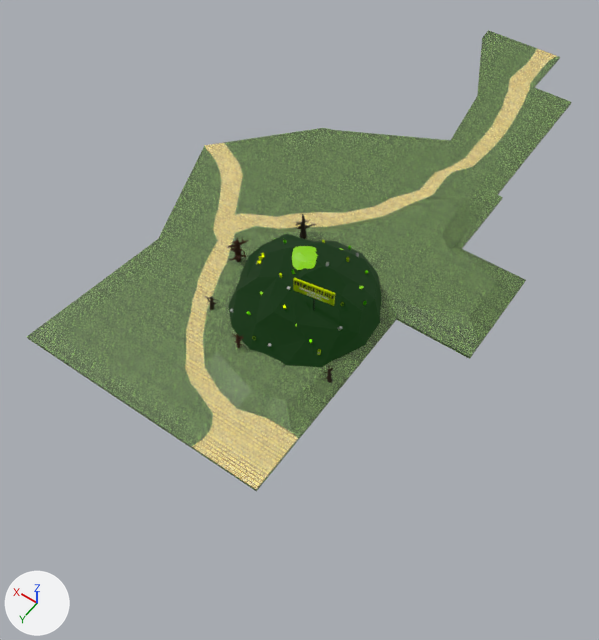
Before and after pictures for a commit that changed the glTF model Gangsta Wizards/Main/MAP - NON-BUILDINGS/Central Park.glb.
Before and after are seen from a 50 mm camera at (-61.8, 99.6, 124.1) aimed at (-1.7, 15.5, -8.0). The axes (+X, +Y, +Z) are drawn at lower left. The lights are the same throughout. The older version comes first. Where no turn or scale is listed for an object, it has been applied to the vertices.

Before the edit, the objects in view are built like this:
```python
me_cube_005 = bpy.data.meshes.new('Cube.005')
me_cube_005.from_pydata(...)  # 216 vertices, 428 faces; spans x -35.8..41.1, y -85.4..53.5, z -0.3..2.1
# faces by material slot: [328, 100]
me_cube_005.materials.append(mat_grass)  # picture img_grass
me_cube_005.materials.append(mat_sandstone_brick)  # picture img_yellow_brick
me_sphere = bpy.data.meshes.new('Sphere')
me_sphere.from_pydata(...)  # 71 vertices, 138 faces; spans x -31.0..-1.9, y -37.0..-3.7, z -4.3..9.7
me_sphere.materials.append(mat_sludge)  # black #011500
ob_ground = bpy.data.objects.new('Ground', me_cube_005)
ob_ground.location = (0.0, 0.0, 0.0)
ob_sludgemound = bpy.data.objects.new('Sludgemound', me_sphere)
ob_sludgemound.location = (12.1, 37.3, 2.6)
```
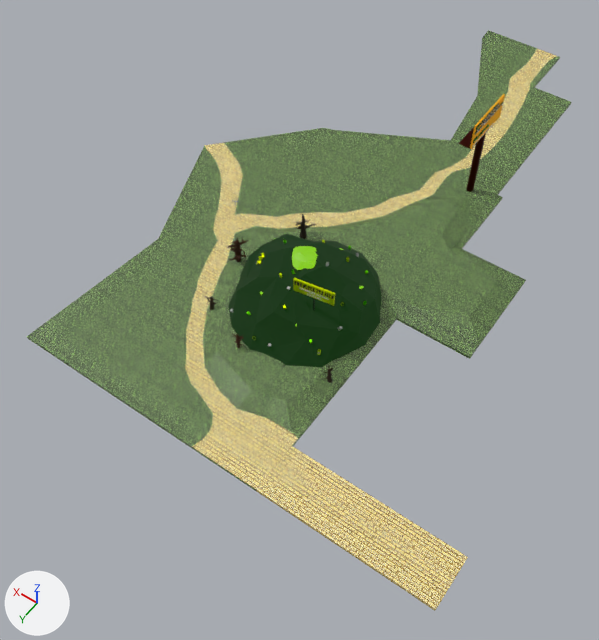
Changed parts and their boxes (x1, y1, x2, y2) in the pictures (599 x 640 px):
'Road', added (yellow)
    after: (256, 446, 468, 611)
'Support', added
    after: (466, 133, 486, 192)
'BillboardBack', added
    after: (470, 94, 505, 149)
'Text.002', added
    after: (473, 102, 503, 143)
    faces in mat_sign_black (black #000000): (473, 102, 503, 143)
'Stand', added
    after: (459, 117, 500, 149)

The change, as a diff of the scene's bpy script:
```diff
--- a/Gangsta Wizards/Main/MAP - NON-BUILDINGS/Central Park.glb.py
+++ b/Gangsta Wizards/Main/MAP - NON-BUILDINGS/Central Park.glb.py
@@ mat_sign_black @@
+mat_sign_black = principled_material('Sign Black')
+mat_sign_black.base_color = (0.0, 0.0, 0.0)  # black #000000
@@ mat_white_002 @@
+mat_white_002 = principled_material('White.002')
+mat_white_002.base_color = (0.8, 0.8, 0.8)  # white #e7e7e7
@@ mat_sign_green @@
+mat_sign_green = principled_material('Sign Green')
+mat_sign_green.base_color = (0.0, 0.366, 0.00573)  # green #00a311
@@ mat_metal @@
+mat_metal = principled_material('Metal')
+mat_metal.base_color = (0.0496, 0.00425, 0.0)  # brown #3f0e00
+mat_metal.metallic = 1.0
@@ mat_yellow_billboard @@
+mat_yellow_billboard = principled_material('Yellow Billboard')
+mat_yellow_billboard.base_color = (1.0, 0.463, 0.0)  # yellow #ffb500
+mat_yellow_billboard.roughness = 1.0
@@ me_text_002 @@
+me_text_002.from_pydata(...)  # 2202 vertices, 4244 faces; spans x 0.0..0.21, y -11.98..0.0, z -3.23..0.69
+# faces by material slot: [1563, 479, 2202]
+me_text_002.materials.append(mat_white_002)  # white #e7e7e7
+me_text_002.materials.append(mat_sign_green)  # green #00a311
+me_text_002.materials.append(mat_sign_black)  # black #000000
@@ me_cylinder @@
+me_cylinder.from_pydata(...)  # 64 vertices, 124 faces; spans x -0.8..0.8, y -0.8..0.8, z -12.4..3.8
+me_cylinder.materials.append(mat_metal)  # brown #3f0e00
@@ me_cube @@
+me_cube.from_pydata(...)  # a box spanning x -1.4..1.4, y -6.1..6.1, z -0.08..0.08
+me_cube.materials.append(mat_metal)  # brown #3f0e00
@@ me_cube_021 @@
+me_cube_021.from_pydata(...)  # a box spanning x -53.7..-20.1, y 43.5..53.5, z -0.3..0.3
+me_cube_021.materials.append(mat_sandstone_brick)  # picture img_yellow_brick
@@ me_cube_001 @@
+me_cube_001.from_pydata(...)  # a box spanning x -0.15..0.15, y -6.1..6.1, z -2.29..3.23
+me_cube_001.materials.append(mat_yellow_billboard)  # yellow #ffb500
@@ ob_text_002 @@
+ob_text_002 = bpy.data.objects.new('Text.002', me_text_002)
+ob_text_002.location = (-15.5, -23.6, 20.6)
@@ ob_support @@
+ob_support = bpy.data.objects.new('Support', me_cylinder)
+ob_support.location = (-14.5, -29.6, 12.1)
@@ ob_stand @@
+ob_stand = bpy.data.objects.new('Stand', me_cube)
+ob_stand.location = (-13.9, -29.6, 16.0)
@@ ob_road @@
+ob_road = bpy.data.objects.new('Road', me_cube_021)
+ob_road.location = (0.0, 0.0, 0.0)
@@ ob_billboardback @@
+ob_billboardback = bpy.data.objects.new('BillboardBack', me_cube_001)
+ob_billboardback.location = (-15.1, -29.6, 18.4)
```
